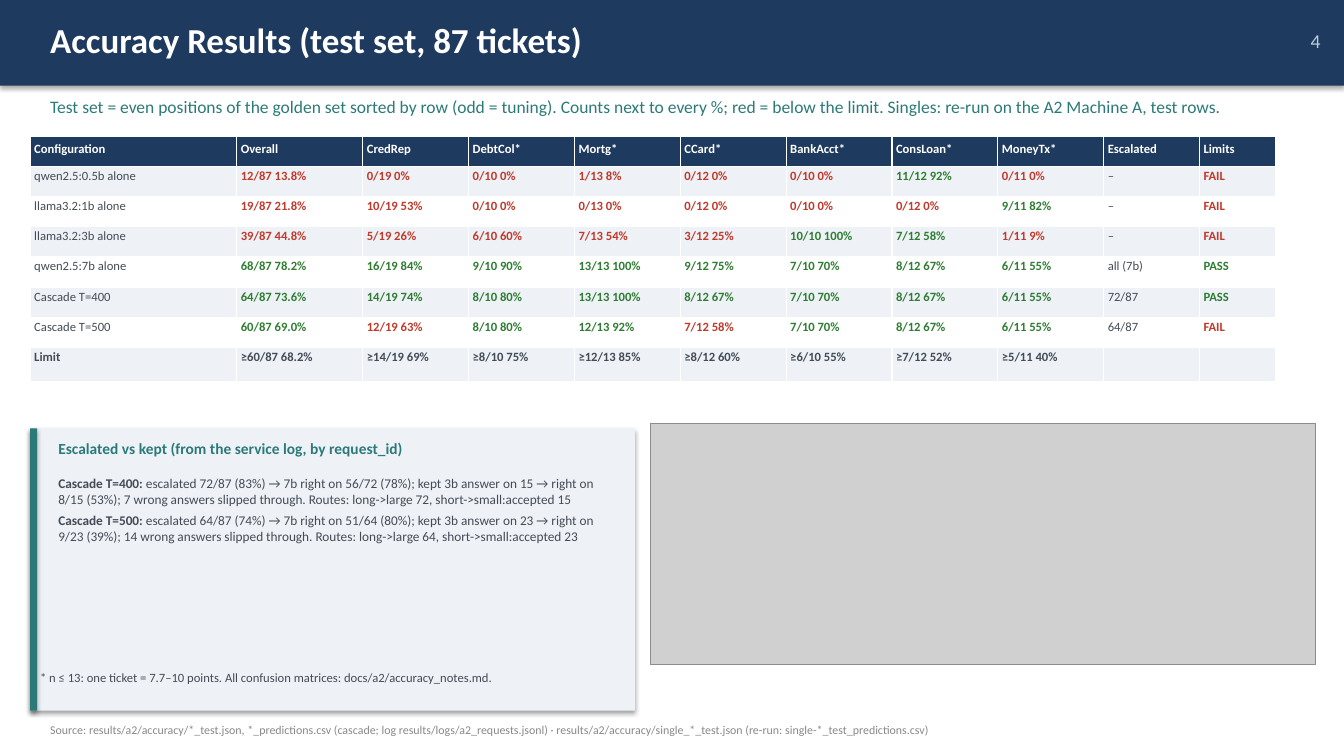
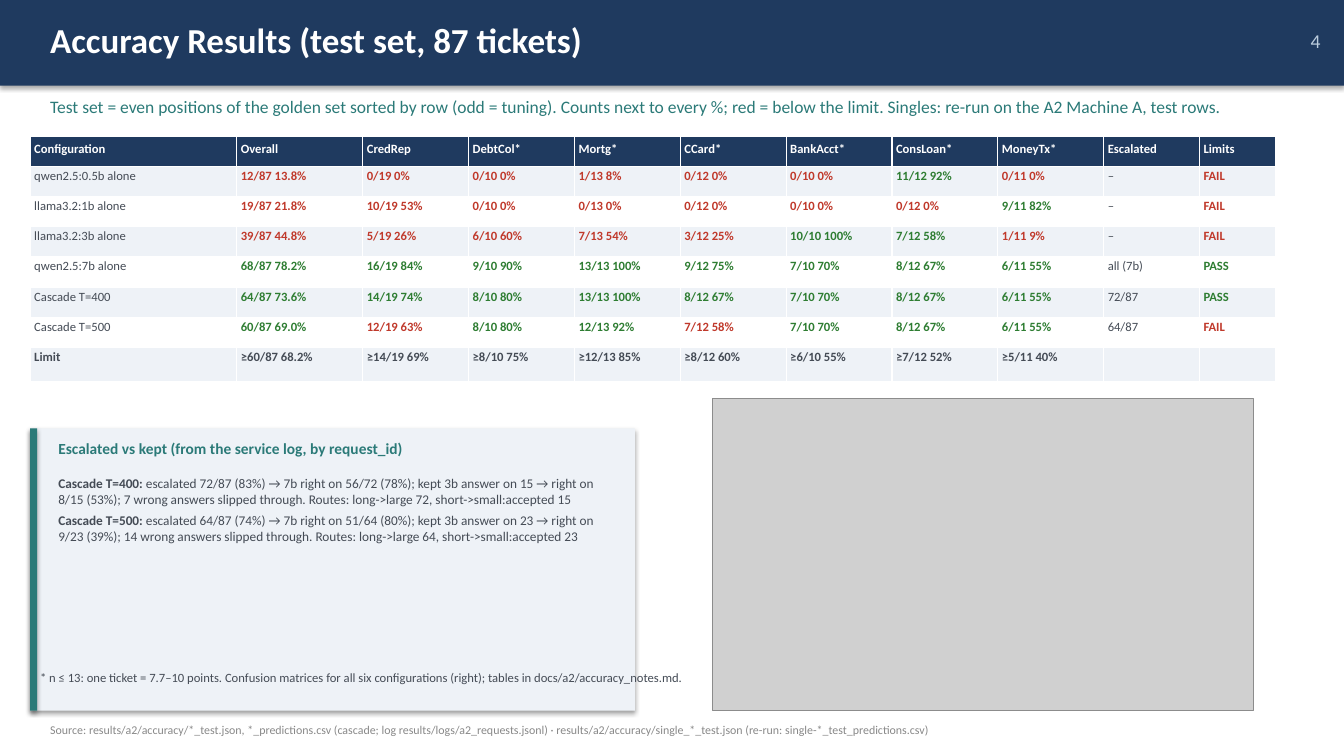
Before and after one commit to AlvinKoh1/ICT3113-Assignment2, a slide deck: slide 4 of deck/Group09_A2.pptx. Drawn at 1344x756 pixels with LibreOffice and Linux fonts; fonts in the diff are those of the drawing; grey boxes stand for pictures. Boxes give left, top, right and bottom in pixels: in the first picture for what was removed or moved away, otherwise in the second. Text is boxed around its words. In the diff, an @@ line names an element or a change of style, - is before the commit and + after.

Commit message:
Final deck fixes
Slide 4: confusion matrices for all six configs. Slide 5: throughput per second. Slide 8: AI declaration split into tool vs team.

```diff
--- a/deck/Group09_A2.pptx
+++ b/deck/Group09_A2.pptx
@@ picture: place and size @@
-picture at bbox=[650, 423, 1316, 665]
+picture at bbox=[713, 398, 1254, 711]
@@ text at bbox=[49, 672, 682, 686]: text changed @@
-* n ≤ 13: one ticket = 7.7–10 points. All confusion matrices: docs/a2/accuracy_notes.md.
+* n ≤ 13: one ticket = 7.7–10 points. Confusion matrices for all six configurations (right); tables in docs/a2/accuracy_notes.md.
```
Also in this commit, not shown: 2 other slides changed, 1 other file.
